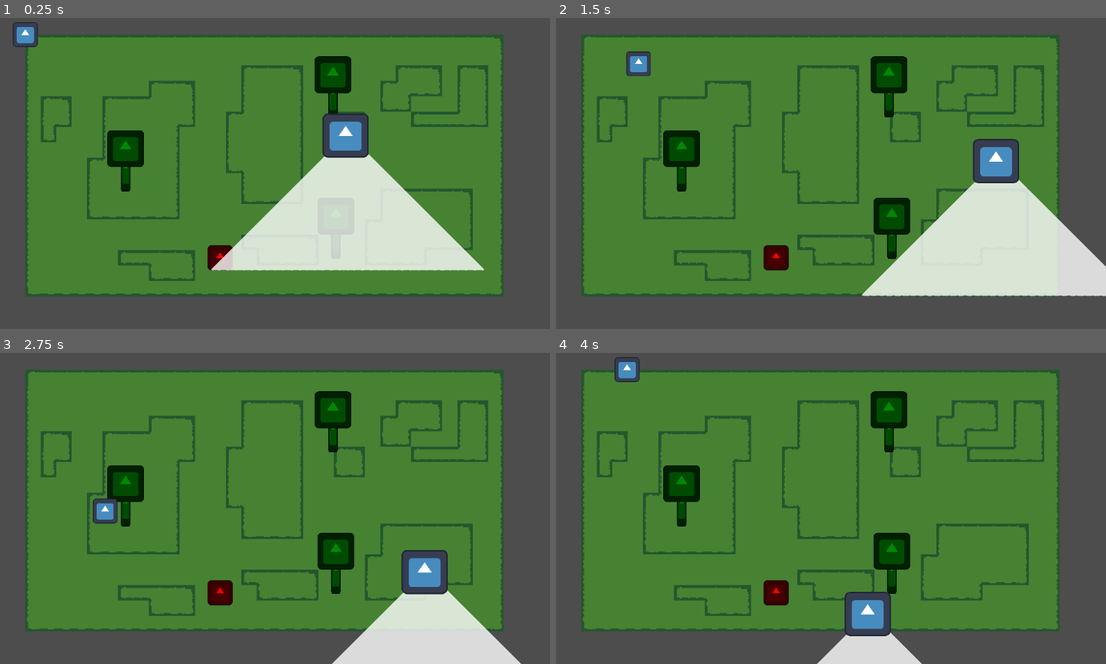
Above: before the commit, frames 1-4 (two rows, left to right).
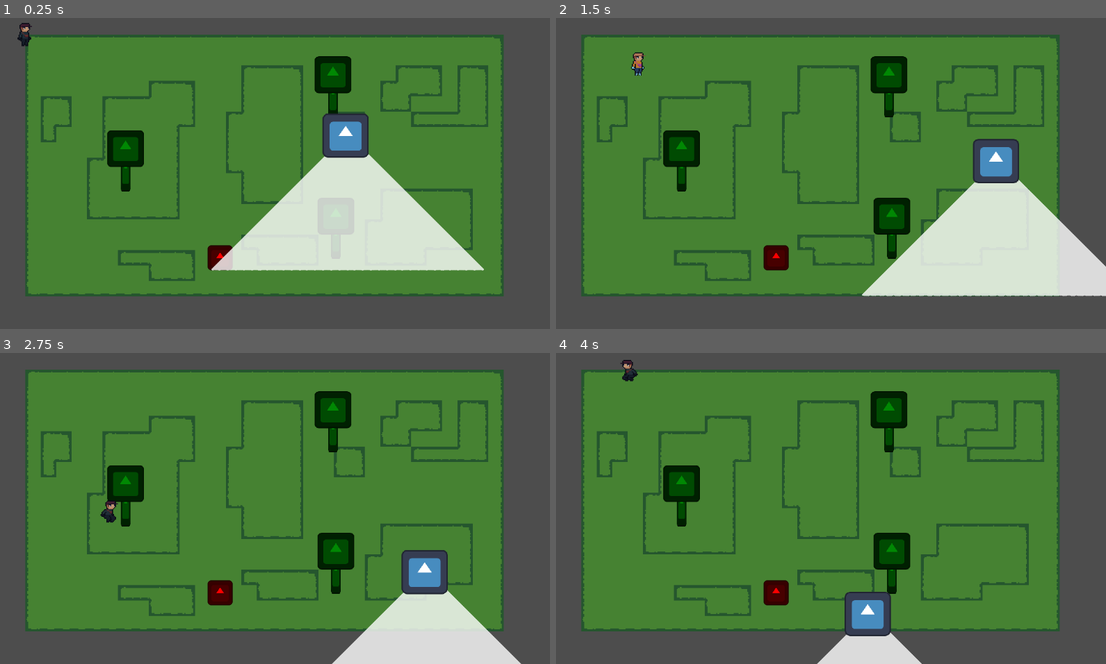
Above: after the commit, the same moments.

Repository: mjingeaux/SilentHarvest-8INF960
Game: Godot game, scene res://gameplay/game_manager.tscn
The game is run twice, just before and just after one commit, with the same random seed, the same clock (stepped at 60 frames per second) and the same inputs. The engine's default icon, where the game draws it, is replaced by a stand-in: a white triangle on a blue panel in a dark square.
Inputs:
- Up to frame 1 (0.25 s): no input
- Up to frame 2 (1.5 s): hold D (right) 0.53-1.28 s; hold Shift (crouch) 0.53-1.28 s; hold S (down) from 1.28 s (still down); tap Shift (crouch) at 1.35 s
- Up to frame 3 (2.75 s): release S (down) at 2.03 s; hold D (right) from 2.03 s (still down); hold Shift (crouch) from 2.03 s (still down)
- Up to frame 4 (4 s): release D (right) at 2.78 s; release Shift (crouch) at 2.78 s; hold W (up) 2.78-3.53 s; tap Shift (crouch) at 2.85 s; hold Left (left) from 3.53 s (still down); hold Shift (crouch) from 3.53 s (still down)

The runs differ from the first frame. In frame 1, 0.3% of the frame differs, in the area x 2-7%, y 1-10%; in frame 2, 0.3%; in frame 3, 0.4%, in the area x 16-22%, y 46-55%; in frame 4, 0.3%.

Commit message:
fix anim player

Diff:
--- a/silentharvest/gameplay/behaviors/patrol/patrol.gd
+++ b/silentharvest/gameplay/behaviors/patrol/patrol.gd
@@ -15,6 +15,7 @@
 var paused = true
 var just_started = false
 var current_path_lenth : float
+var chasing = false
 
 func _ready() -> void:
 
@@ -69,7 +70,11 @@
 	return (current_path_id * 2 + 1 + reverse) / 2
 
 func _process(delta: float) -> void:
-	if (!paused):
+	if (entity.state_machine.curr_state is EnemyStateChase):
+		chasing = true
+	else:
+		chasing = false
+	if (!paused && !chasing):
 		path_follow_node.progress += speed * delta * reverse
 
 		if ((path_follow_node.progress_ratio >= 1. ||
--- a/silentharvest/gameplay/entities/player/Player.tscn
+++ b/silentharvest/gameplay/entities/player/Player.tscn
@@ -1,10 +1,10 @@
 [gd_scene load_steps=22 format=3 uid="uid://cek825tx7ay7r"]
 
 [ext_resource type="Script" path="res://gameplay/entities/player/player.gd" id="1_44c6v"]
-[ext_resource type="Texture2D" uid="uid://4oxrymhiy31k" path="res://icon.svg" id="2_2fsk3"]
+[ext_resource type="Texture2D" uid="uid://bmc41qcaqh80a" path="res://assets/mcSpriteSheet.png" id="2_sfsj4"]
 
 [sub_resource type="RectangleShape2D" id="RectangleShape2D_lbfn4"]
-size = Vector2(144, 140)
+size = Vector2(24, 20)
 
 [sub_resource type="Animation" id="Animation_1odas"]
 length = 0.001
@@ -277,7 +277,6 @@
 }
 
 [node name="Player" type="CharacterBody2D"]
-scale = Vector2(0.2, 0.2)
 script = ExtResource("1_44c6v")
 
 [node name="CollisionShape2D" type="CollisionShape2D" parent="."]
@@ -285,7 +284,10 @@
 shape = SubResource("RectangleShape2D_lbfn4")
 
 [node name="Sprite2D" type="Sprite2D" parent="."]
-texture = ExtResource("2_2fsk3")
+texture = ExtResource("2_sfsj4")
+hframes = 4
+vframes = 11
+frame = 20
 
 [node name="AnimationPlayer" type="AnimationPlayer" parent="."]
 libraries = {
--- a/silentharvest/gameplay/game_manager.tscn
+++ b/silentharvest/gameplay/game_manager.tscn
@@ -1,7 +1,7 @@
 [gd_scene load_steps=3 format=3 uid="uid://1j8jl6xory57"]
 
 [ext_resource type="Script" path="res://gameplay/game_manager.gd" id="1_cnmgr"]
-[ext_resource type="PackedScene" uid="uid://fehr3p1frps7" path="res://gameplay/levels/Level_1.tscn" id="2_ruspc"]
+[ext_resource type="PackedScene" uid="uid://fehr3p1frps7" path="res://gameplay/levels/level_1.tscn" id="2_ruspc"]
 
 [node name="GameManager" type="Node"]
 script = ExtResource("1_cnmgr")
Not shown, added: silentharvest/export_presets.cfg
